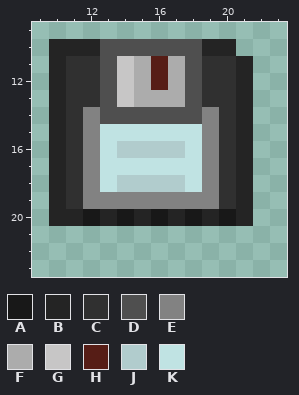
Two states of a pixel-art sprite, Resources/Textures/Objects/Misc/module.rsi/datadisk3.png. This is how it looked before the edit.
The file is 32x32 pixels. Colours within 5 levels of each other are drawn and written as one. Shown: x 9..23, y 9..23.
Palette (. is transparent): A #181818  B #242424  C #303030  D #4f4f4f  E #828282  F #acacac  G #c7c6c6  H #561d16  J #b1cccd  K #c0e3e3
The result:
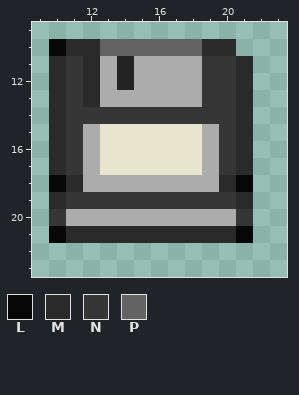
Colours new in this view: L #070707  M #2a2a2a  N #363636  P #626262
The exact change:
colour K: #c0e3e3 -> #e7e5ce
y 10: x 10..20 BBBDDDDDDBB -> LMMPPPPPPMM
y 11..12: x 10..14 BCCDG -> MNMFB; x 16 H -> F; x 18..21 DCCB -> FNNM
y 13: x 10..14 BCCDG -> MNMFF; x 18..21 DCCB -> FNNM
y 14: x 10..21 BCEDDDDDDECB -> MNNNNNNNNNNM
y 15: x 10..12 BCE -> MNF; x 19..21 ECB -> FNM
y 16: x 10..12 BCE -> MNF; x 14..17 JJJJ -> KKKK; x 19..21 ECB -> FNM
y 17: x 10..12 BCE -> MNF; x 19..21 ECB -> FNM
y 18: x 10..21 BCEKJJJJKECB -> LMFFFFFFFFML
y 19: x 10..21 BCEEEEEEEECB -> MNNNNNNNNNNM
y 20: x 10..21 BBABABABABAB -> NFFFFFFFFFFN
y 21: x 10..21 ............ -> LMMMMMMMMMML
Changed places in both pictures, as pixel boxes (x1, y1, x2, y2):
changed: (49, 39, 253, 243)
